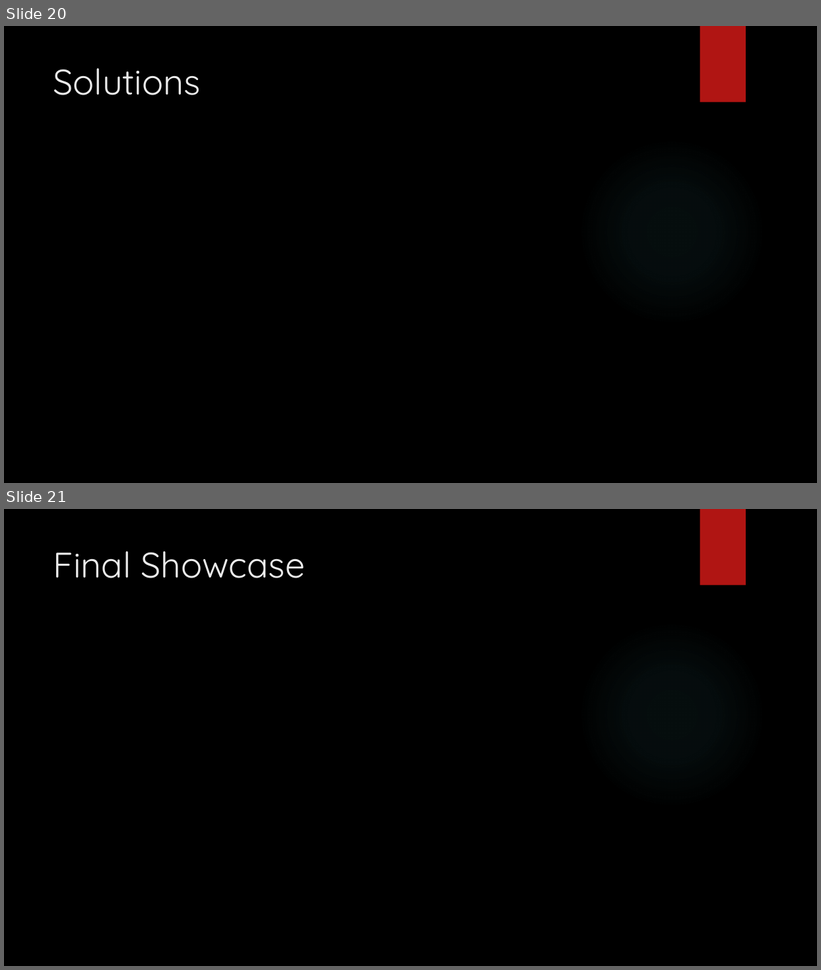
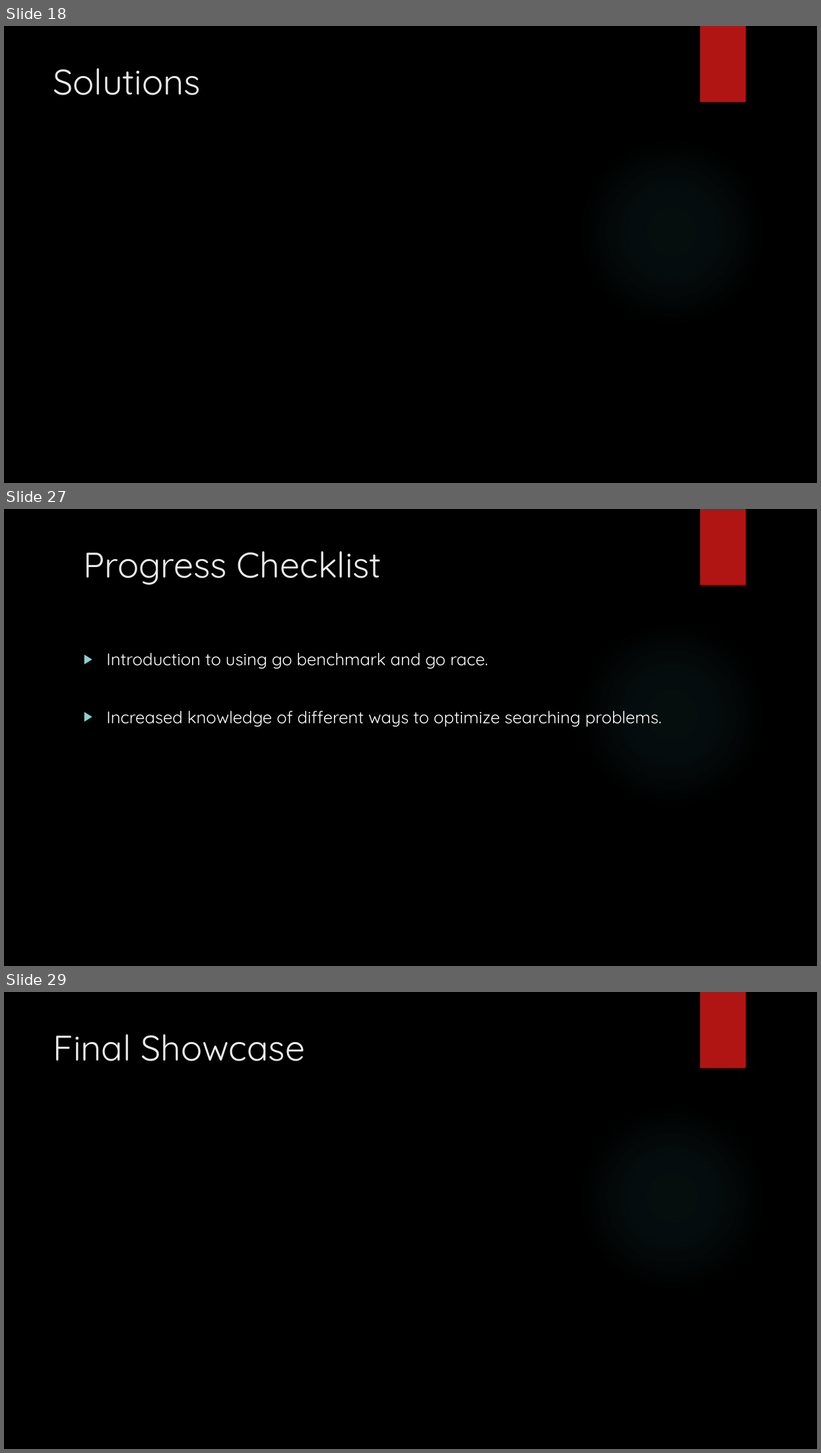
Before and after one commit to jaminologist/GopherLife, a slide deck: GopherLife.pptx. Shown one above the other, each under a label of ours: slides 20 and 21 before the commit, slides 18, 27 and 29 after it; the slides between them are not shown. The pictures are 821x970 and 821x1453 pixels, drawn with LibreOffice and Linux fonts; fonts in the diff are those of the drawing; background and template pictures are left out. Boxes give left, top, right and bottom in pixels: in the first picture for what was removed or moved away, otherwise in the second. Text is boxed around its words. In the diff, an @@ line names an element or a change of style, - is before the commit and + after.

```diff
--- a/GopherLife.pptx
+++ b/GopherLife.pptx
@@ slide 27 added at bbox=[4, 509, 817, 966], background picture (left out); not listed: 2 template elements that a slide beside it also shows @@
@@ title added at bbox=[84, 551, 382, 585], 42 pt, text #EBEBEB @@
+Progress Checklist
@@ text added at bbox=[106, 653, 662, 727], 20 pt, text #FFFFFF @@
+▶ Introduction to using go benchmark and go race.
+▶ Increased knowledge of different ways to optimize searching problems.
@@ what was slide 20 is now slide 18 @@
@@ what was slide 21 is now slide 29 @@
```
Also in this commit, not shown: 4 slides changed, 7 other slides added.
